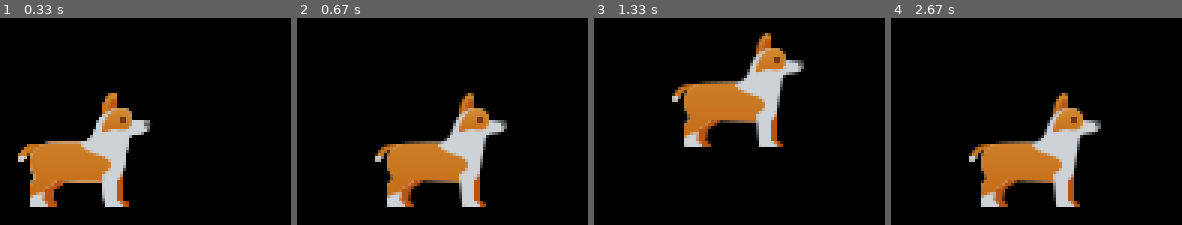
Above: before the commit, frames 1-4 (left to right).
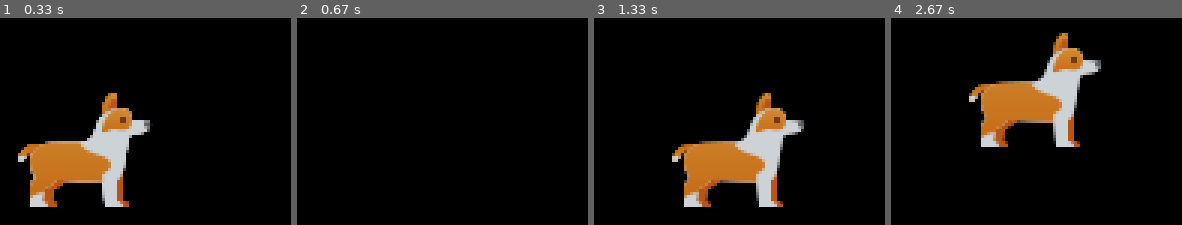
Above: after the commit, the same moments.

Repository: CrazyKroK/python_origins
Game: pygame game, started from pygame/2_Обработка_ввода_и_анимации/Moving_corgi.py
Same seed, same stepped clock (60 frames per second), same inputs: the game is played once before the commit and once after it.
Inputs:
- Up to frame 1 (0.33 s): no input
- Up to frame 2 (0.67 s): hold Right from 0.33 s (still down)
- Up to frame 3 (1.33 s): release Right at 0.8 s; hold Up from 0.83 s (still down)
- Up to frame 4 (2.67 s): release Up at 1.33 s; hold Right 1.37-1.9 s; hold Left 1.93-2.47 s; hold Down from 2.5 s (still down)

Frame 1 is identical in both runs. In frame 2, 11% of the frame differs, in the area x 26-73%, y 36-92%; in frame 3, 20%; in frame 4, 20%, in the area x 26-73%, y 7-92%.

Commit message:
Update 10.04.2023 16:49

Diff:
--- a/pygame/2_Обработка_ввода_и_анимации/Moving_corgi.py
+++ b/pygame/2_Обработка_ввода_и_анимации/Moving_corgi.py
@@ -28,6 +28,3 @@
                 sprite_loc[1] = sprite_loc[1] - 20
             elif event.key == pygame.K_DOWN:
                 sprite_loc[1] = sprite_loc[1] + 20
-
-            screen.blit(sprite, sprite_loc)
-            pygame.display.flip()
--- /dev/null
+++ b/pygame/2_Обработка_ввода_и_анимации/Task_5.py
@@ -0,0 +1,43 @@
+import pygame
+import sys
+
+pygame.init()
+
+screen = pygame.display.set_mode((640, 480))
+start = [pygame.image.load("icons/Task_5/0.png")]
+move_left = [pygame.image.load(f"icons/Task_5/l{i}.png") for i in range(3, 6)]
+move_right = [pygame.image.load(f"icons/Task_5/r{i}.png") for i in range(3, 6)]
+
+sprite_loc = [320, 60]
+num = 0
+num_l = 0
+num_r = 0
+animation_set = start
+
+while True:
+    for event in pygame.event.get():
+        if event.type == pygame.QUIT:
+            pygame.quit()
+            sys.exit()
+
+        screen.blit(animation_set[num], sprite_loc)
+        pygame.display.flip()
+
+        if event.type == pygame.KEYDOWN:
+            screen.fill((0, 0, 0))
+            if event.key == pygame.K_LEFT and sprite_loc[0] > 0:
+                animation_set = move_left
+                num = num_l
+                sprite_loc[0] = sprite_loc[0] - 10
+                num_l = num_l + 1
+            elif event.key == pygame.K_RIGHT and sprite_loc[0] < 620:
+                animation_set = move_right
+                num = num_r
+                sprite_loc[0] = sprite_loc[0] + 10
+                num_r = num_r + 1
+
+        if num_r > 2:
+            num_r = 0
+
+        if num_l > 2:
+            num_l = 0
